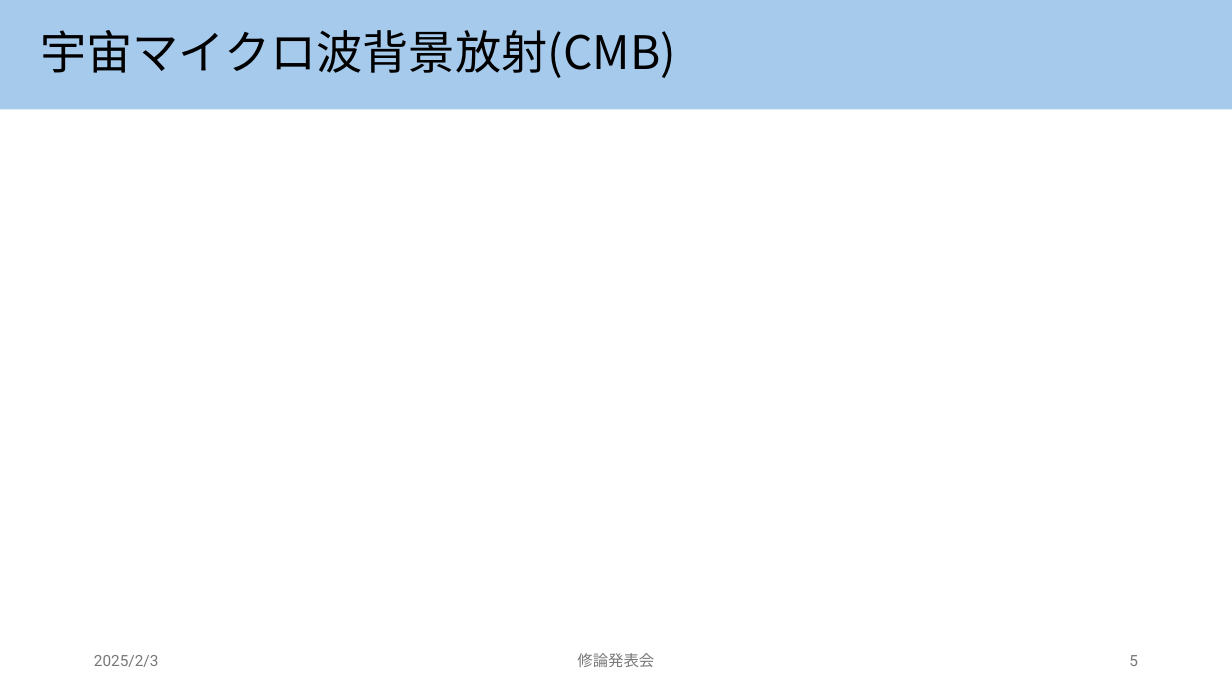
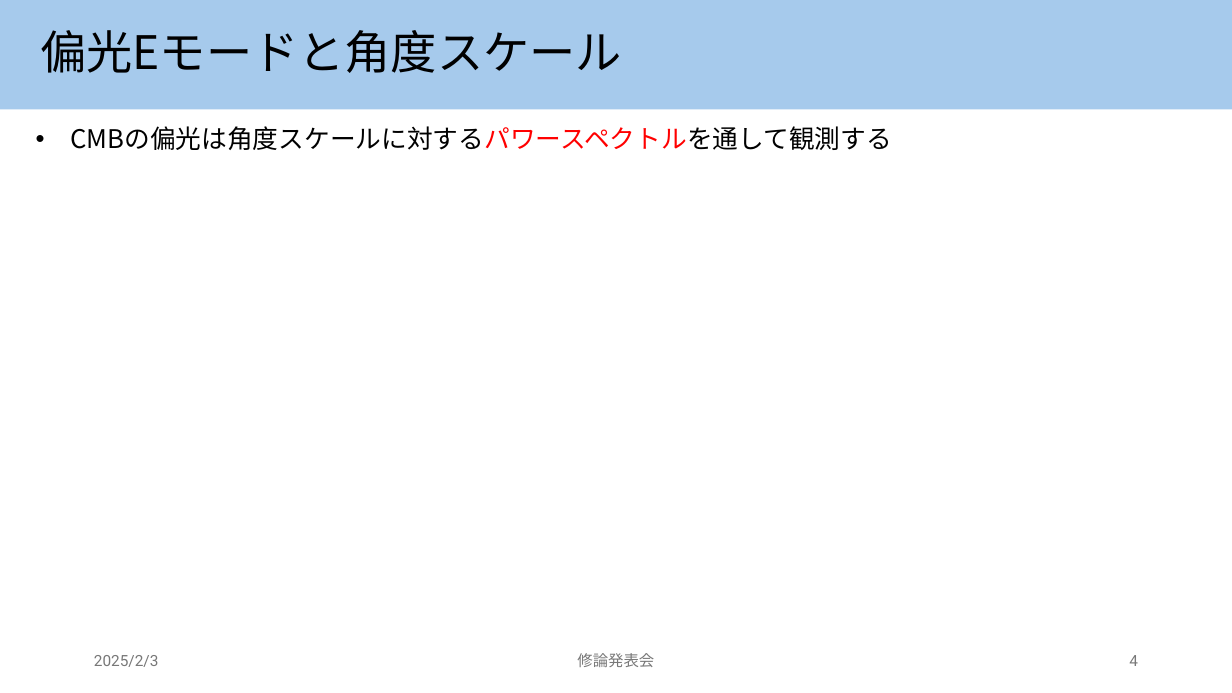
Before and after one commit to keisuke0821/master_thesis, a slide deck: slide 4 of mt_presentation.pptx (slide 5 before the commit). Drawn at 1232x693 pixels with LibreOffice and Linux fonts; fonts in the diff are those of the drawing. Boxes give left, top, right and bottom in pixels: in the first picture for what was removed or moved away, otherwise in the second. Text is boxed around its words. In the diff, an @@ line names an element or a change of style, - is before the commit and + after.

```diff
--- a/mt_presentation.pptx
+++ b/mt_presentation.pptx
@@ title at [40, 30, 622, 73]: text changed @@
-宇宙マイクロ波背景放射(CMB)
+偏光Eモードと角度スケール
@@ text added at [70, 126, 892, 150], 20 pt, text #000000 @@
+• CMBの偏光は角度スケールに対するパワースペクトルを通して観測する
@@ page number at [1129, 655, 1138, 666]: text changed @@
-5
+4
```
Also in this commit, not shown: 1 other slide changed.
